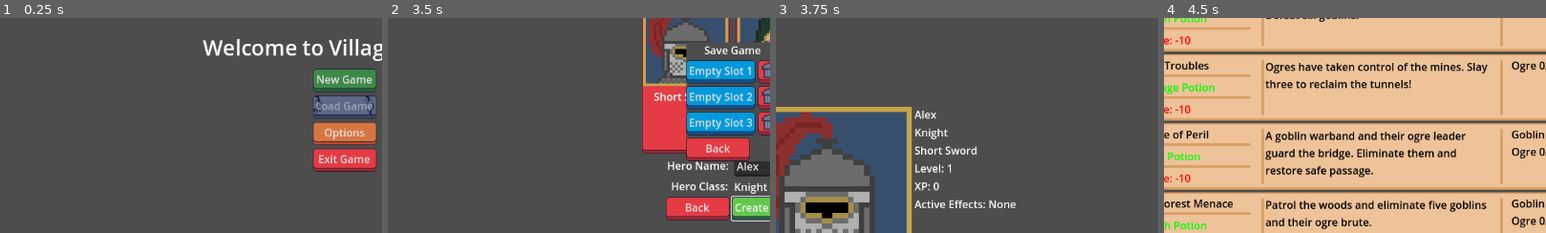
Above: before the commit, frames 1-4 (left to right).
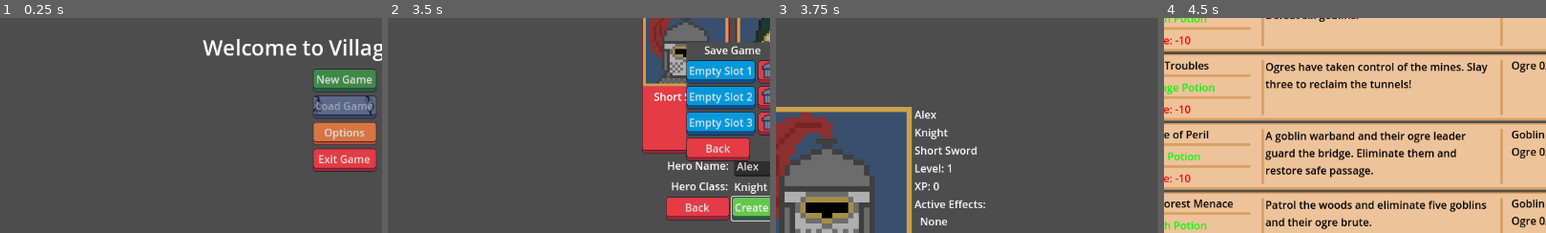
Above: after the commit, the same moments.

Repository: navtges3/PixelValley
Game: Godot game, scene res://scenes/ui/screens/main_menu_screen.tscn
Same seed, same stepped clock (60 frames per second), same inputs: the game is played once before the commit and once after it.
Inputs (mouse positions are % of the whole screen's width and height, from its top left):
- Up to frame 1 (0.25 s): no input
- Up to frame 2 (3.5 s): click "New Game" at 0.5 s; click (56, 65) at 1.27 s; type "Alex" at 1.35 s; click (44, 42) at 2.02 s; click "Create Hero" at 2.75 s
- Up to frame 3 (3.75 s): click "Empty Slot 1" at 3.5 s
- Up to frame 4 (4.5 s): click "Quests" at 4.25 s
The pictures show only the part of the screen within x 5-55%, y 30-80%; the shares and areas given below are measured in that part.

Frames 1-2 are identical in both runs. In frame 3, 0.3% of the frame differs, in the area x 37-63%, y 84-97%; in frame 4, nothing differs.

Commit message:
added label text

Diff:
--- a/scripts/ui/components/hero_ui.gd
+++ b/scripts/ui/components/hero_ui.gd
@@ -47,7 +47,7 @@
 func update_active_effects():
 	var active_effects_text = "Active Effects: "
 	if hero.active_effects.size() == 0:
-		active_effects_text += "None"
+		active_effects_text += "\n  None"
 	else:
 		for effect in hero.active_effects:
 			active_effects_text += "\n%s %d" % [effect.type_to_string(), effect.strength]
